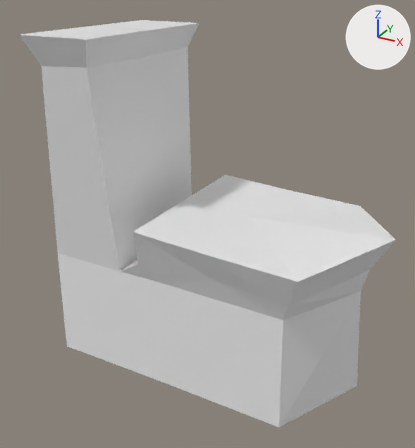
A saved change to the Blender file Toilet/toilet_1.blend.
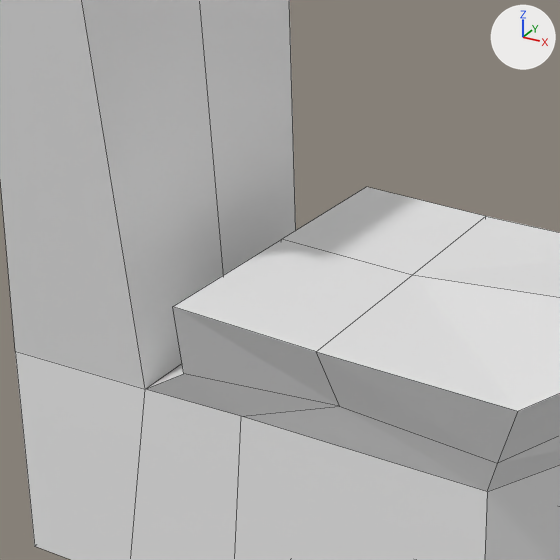
There are two pictures of each version: one whole from a 50 mm lens placed at (4.85, -8.91, 6.14), pointed at (0.06, -0.21, 1.79), one close up on the part from 12% to 77% of the width and 19% to 79% of the height. The lights are fixed; the arrows at upper right show +X, +Y and +Z. The close-ups show mesh edges as thin lines.

Before the edit, the objects in view are built like this:
```python
me_cube = bpy.data.meshes.new('Cube')
me_cube.from_pydata(...)  # 62 vertices, 25 faces; spans x -1.09..1.23, y 0.0..1.19, z -1.03..5.19
me_cube.materials.append(mat_material)  # white #e7e7e7
ob_cube = bpy.data.objects.new('Cube', me_cube)
ob_cube.location = (0.0, 0.0, 0.0)
ob_cube.scale = (2.81, 1.48, 1.0)
_m = ob_cube.modifiers.new('Mirror', 'MIRROR')
_m.use_axis = (False, True, False)
```
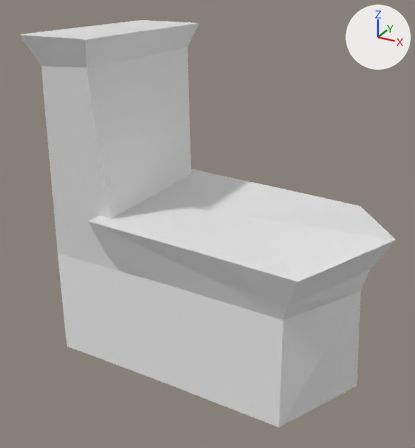
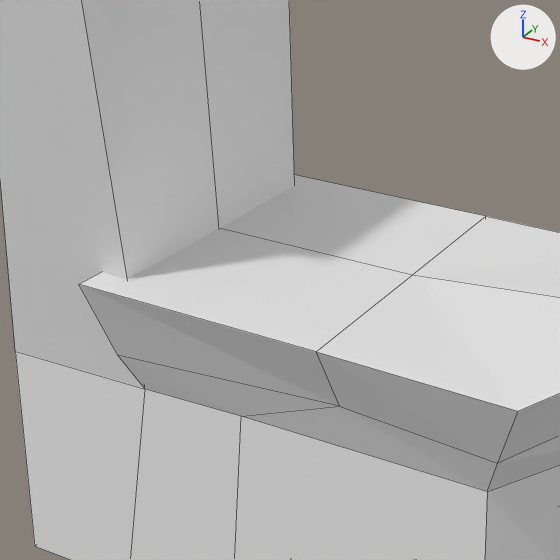
What differs and where, as boxes (x1, y1, x2, y2) in the close-ups (560 x 560 px; the box of a moved part takes in the faces that stretch with it):
part 1 of me_cube, moved or reshaped
    before: (146, 187, 485, 416)
    after: (79, 175, 485, 416)

The change in detail:
me_cube has 62 vertices, 25 faces and spans x -1.09..1.23, y 0.0..1.19, z -1.03..5.19.
me_cube is used by ob_cube; location (0.0, 0.0, 0.0); scale (2.81, 1.48, 1.0).
Part 1, on me_cube:
Vertex 26 of me_cube moves from (-0.23, 1.0, 1.34) to (-0.49, 1.0, 1.34).
Vertex 27 of me_cube moves from (-0.23, 0.0, 1.34) to (-0.49, 0.0, 1.34).
Vertex 32 of me_cube moves from (-0.2, 1.16, 2.09) at pixel (366, 186) to (-0.54, 1.16, 2.08).
Vertex 33 of me_cube moves from (-0.2, 0.0, 2.09) at pixel (281, 239) to (-0.54, 0.0, 2.08).
